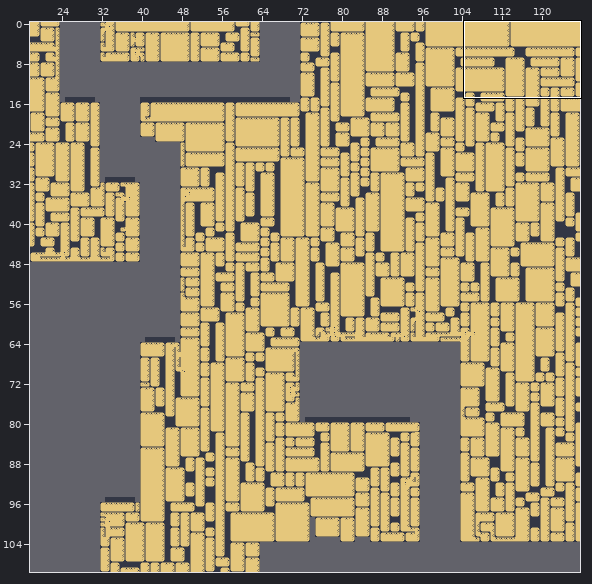
Two versions of a level (Tiled map (JSON), src/assets/tilemaps/southwestwest.json). The first picture is a wide view before the edit; the outline marks the close-up.
Close-up. Before:
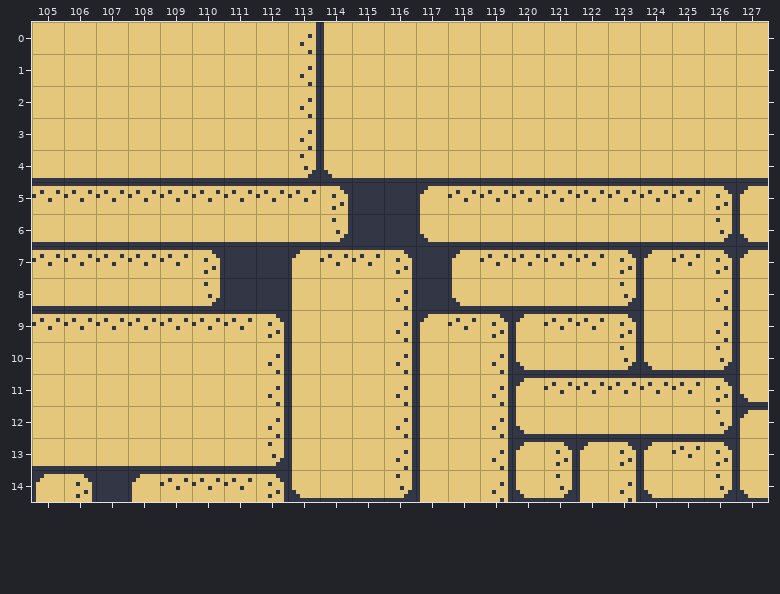
Cells are 8x8 px. Shown: x 105..127, y 0..14. The commit also changed other parts of the map, which this record leaves out.
After:
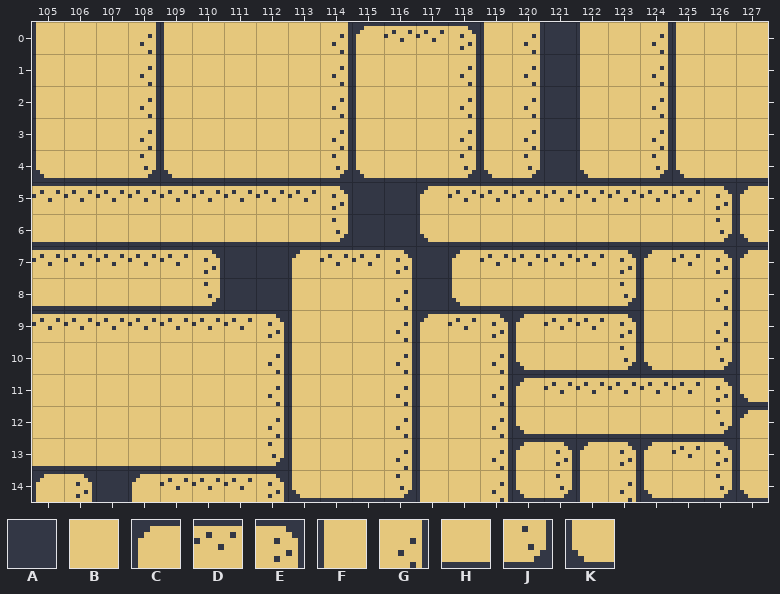
Key: from "tiles": A 1, B 2, C 8, D 9, E 10, F 11, G 12, H 15, J 16, K 18.
_ is an empty cell.
The exact change:
Layer "Tile Layer 1":
y 0: x 105 B -> F; x 108..109 BB -> GF; x 113..122 GFBBBBBBBB -> BGCDDEFGAF; x 124..125 BB -> GF
y 1..3: x 105 B -> F; x 108..109 BB -> GF; x 113..115 GFB -> BGF; x 118..122 BBBBB -> GFGAF; x 124..125 BB -> GF
y 4: x 105 H -> K; x 108..109 HH -> JK; x 113..115 JKH -> HJK; x 118..122 HHHHH -> JKJAK; x 124..125 HH -> JK
Changed places in both close-ups, as pixel boxes (x1, y1, x2, y2):
changed: (32, 22, 44, 178)
changed: (140, 22, 172, 178)
changed: (300, 22, 588, 178)
changed: (652, 22, 684, 178)
